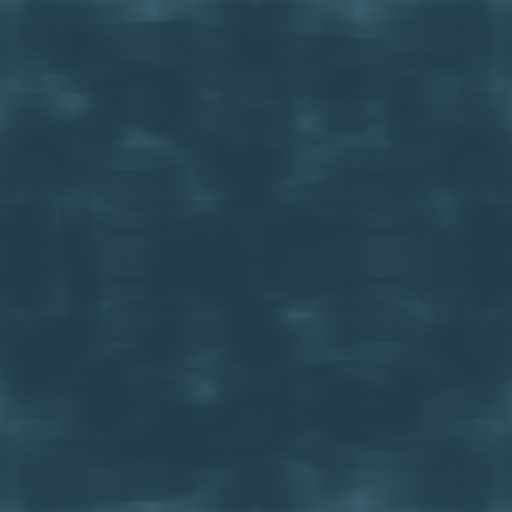
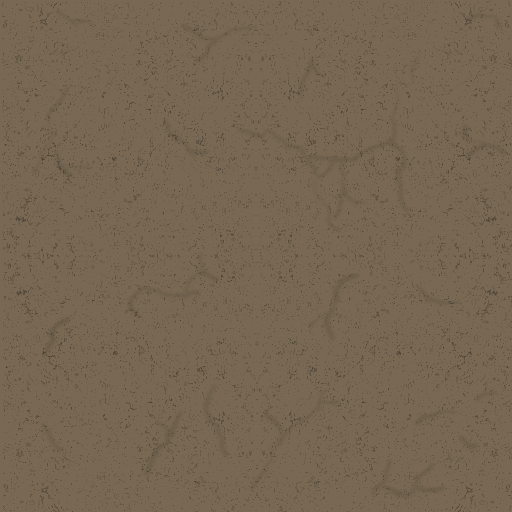
The second 512 × 512 image is a revision of the first. Changes to its layers:
hid group "Water" (3 layers) over left=0, top=0, right=512, bottom=512
hid "Shadow" (1st of 2, in "Water") over left=0, top=0, right=512, bottom=512
painted on "Noise" (1st of 2, in "Water") over left=0, top=0, right=512, bottom=512
painted on "Noise" (2nd of 2, in "Rocks") over left=0, top=0, right=512, bottom=512
hid "Shadow" (2nd of 2, in "Rocks") over left=0, top=0, right=512, bottom=512
painted on "Color" (2nd of 2, in "Rocks") over left=0, top=0, right=512, bottom=512
